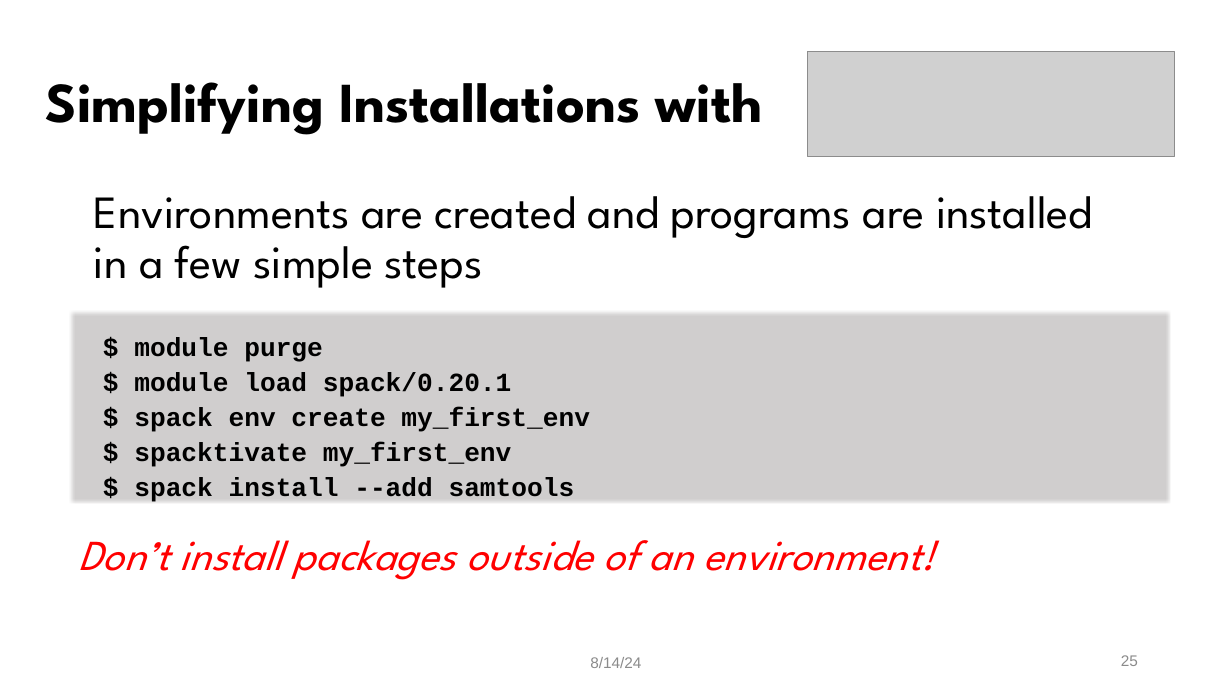
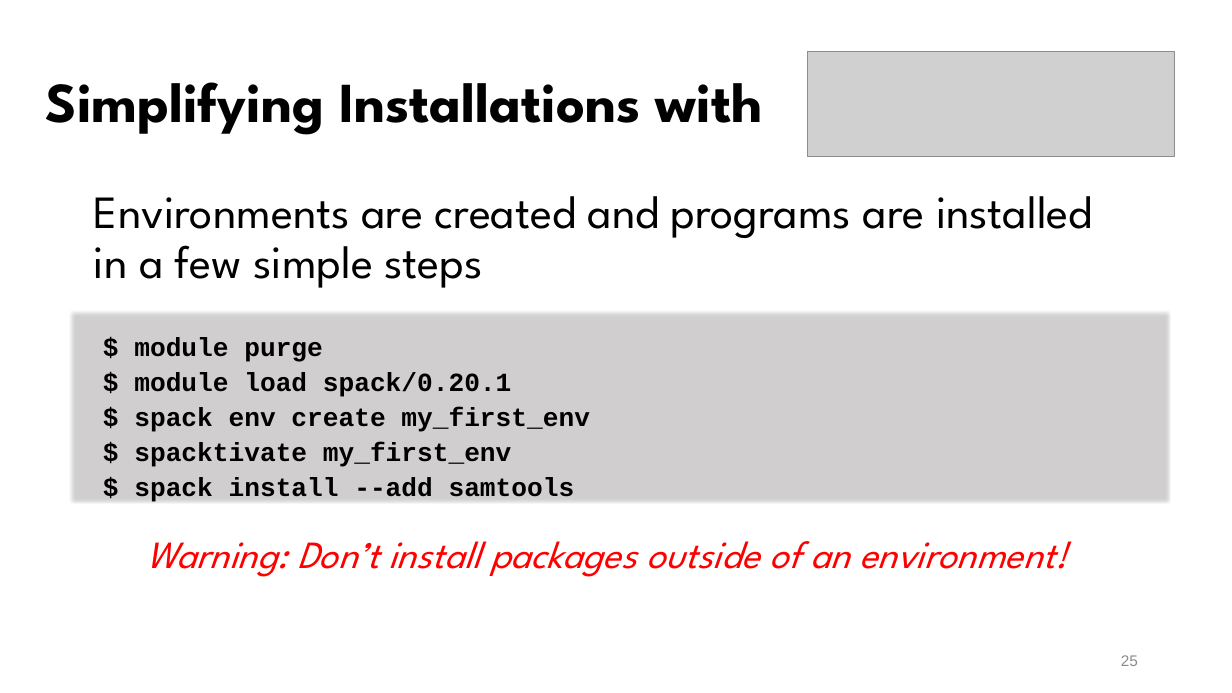
Before and after one commit to mohalkh5/hpc_fundamentals_micro_credential, a slide deck: slide 25 of installing_software/installing_software.pptx. Drawn at 1232x693 pixels with LibreOffice and Linux fonts; fonts in the diff are those of the drawing; grey boxes stand for pictures; background and template pictures are left out. Boxes give left, top, right and bottom in pixels: in the first picture for what was removed or moved away, otherwise in the second. Text is boxed around its words. In the diff, an @@ line names an element or a change of style, - is before the commit and + after.

```diff
--- a/installing_software/installing_software.pptx
+++ b/installing_software/installing_software.pptx
@@ text at box(146, 541, 1067, 577): text changed; size 33.3 to 30 pt @@
-Don’t install packages outside of an environment!
+Warning: Don’t install packages outside of an environment!
@@ text removed at box(590, 657, 641, 668) @@
-8/14/24
```
Also in this commit, not shown: 44 other slides changed.
